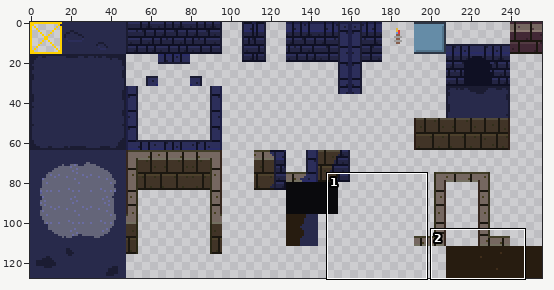
A sprite sheet gets an edit: assets/gfx/tileset.png. The first picture is a wide view before the edit; the outline marks the close-up.
Close-up. Earlier state:
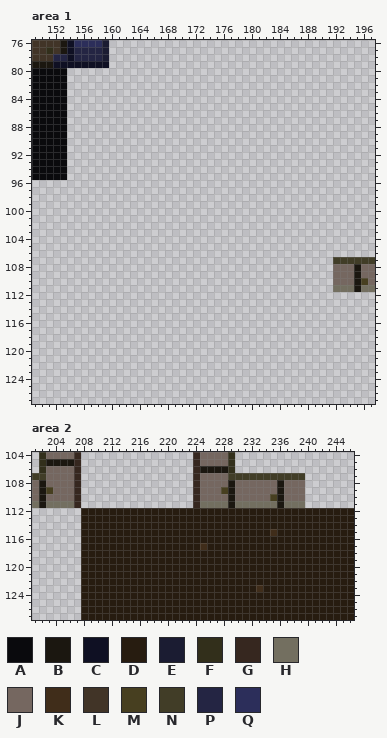
The file is 256x128 pixels. Pixels under 10% opacity are left out. Colours within 5 levels of each other are drawn and written as one. Shown: area 1: x 149..197, y 76..127; area 2: x 201..246, y 104..127.
Palette (. is transparent): A #0a0a0d  B #1b1710  C #0f1023  D #271c10  E #1b1c32  F #322f1b  G #36271f  H #736f60  J #756760  K #402d1a  L #413427  M #473f20  N #413d27  P #242543  Q #2c2e5a
Pixels before, area 1 (only the part around the change), first column x 149:
 76 LLLLBCQQQQE......................................
 77 LLFLBCPPPPE......................................
 78 LLLPPCPPPPE......................................
 79 BBBCCCCCCCC......................................
 80 AAAAA............................................
 81 AAAAA............................................
 82 AAAAA............................................
 83 AAAAA............................................
 84 AAAAA............................................
 85 AAAAA............................................
 86 AAAAA............................................
 87 AAAAA............................................
 88 AAAAA............................................
 89 AAAAA............................................
 90 AAAAA............................................
 91 AAAAA............................................
 92 AAAAA............................................
 93 AAAAA............................................
 94 AAAAA............................................
 95 AAAAA............................................
 96 .................................................
 97 .................................................
 98 .................................................
 99 .................................................
100 .................................................
101 .................................................
102 .................................................
103 .................................................
104 .................................................
105 .................................................
106 .................................................
107 ...........................................NNNNNN
108 ...........................................JJJBJJ
109 ...........................................JJJBJJ
110 ...........................................JJJBMJ
111 ...........................................HHHBHH
112 .................................................
113 .................................................
114 .................................................
115 .................................................
116 .................................................
117 .................................................
118 .................................................
119 .................................................
120 .................................................
121 .................................................
122 .................................................
123 .................................................
124 .................................................
125 .................................................
126 .................................................
127 .................................................
Pixels before, area 2, first column x 201:
104 .FJJJJG................GJJJJF.................
105 .FBBBBG................GJJJJF.................
106 .FJJJJG................GBBBBF.................
107 NNJJJJG................GJJJJNNNNNNNNNNN.......
108 JBJJJJG................GJJJJBJJJJJJBJJJ.......
109 JBMJJJG................GJJJMBJJJJJJBJJJ.......
110 JBJJJJG................GJJJJBJJJJJMBJJJ.......
111 HBHHHHG................GHHHHBHHHHHHBHHH.......
112 .......DDDDDDDDDDDDDDDDDDDDDDDDDDDDDDDDDDDDDDD
113 .......DDDDDDDDDDDDDDDDDDDDDDDDDDDDDDDDDDDDDDD
114 .......DDDDDDDDDDDDDDDDDDDDDDDDDDDDDDDDDDDDDDD
115 .......DDDDDDDDDDDDDDDDDDDDDDDDDDDKDDDDDDDDDDD
116 .......DDDDDDDDDDDDDDDDDDDDDDDDDDDDDDDDDDDDDDD
117 .......DDDDDDDDDDDDDDDDDKDDDDDDDDDDDDDDDDDDDDD
118 .......DDDDDDDDDDDDDDDDDDDDDDDDDDDDDDDDDDDDDDD
119 .......DDDDDDDDDDDDDDDDDDDDDDDDDDDDDDDDDDDDDDD
120 .......DDDDDDDDDDDDDDDDDDDDDDDDDDDDDDDDDDDDDDD
121 .......DDDDDDDDDDDDDDDDDDDDDDDDDDDDDDDDDDDDDDD
122 .......DDDDDDDDDDDDDDDDDDDDDDDDDDDDDDDDDDDDDDD
123 .......DDDDDDDDDDDDDDDDDDDDDDDDDKDDDDDDDDDDDDD
124 .......DDDDDDDDDDDDDDDDDDDDDDDDDDDDDDDDDDDDDDD
125 .......DDDDDDDDDDDDDDDDDDDDDDDDDDDDDDDDDDDDDDD
126 .......DDDDDDDDDDDDDDDDDDDDDDDDDDDDDDDDDDDDDDD
127 .......DDDDDDDDDDDDDDDDDDDDDDDDDDDDDDDDDDDDDDD
The result:
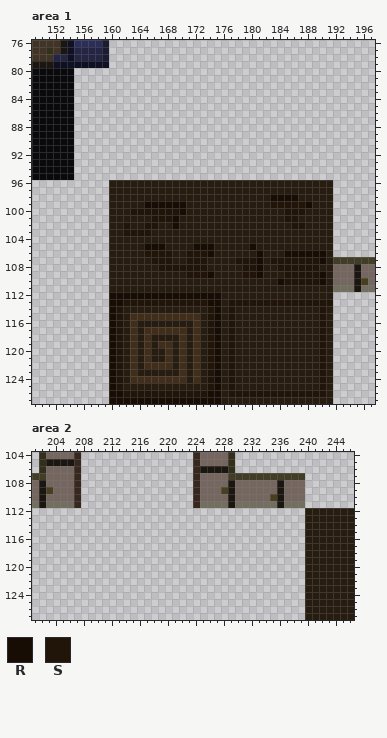
Colours new in this view: R #170d04  S #211408
Changes in this commit:
Changed rows in their new state; - is an unchanged pixel.
Area 1:
first column x 154:
 80 A-------------------------------------
 81 A-------------------------------------
 82 A-------------------------------------
 83 A-------------------------------------
 84 A-------------------------------------
 85 A-------------------------------------
 86 A-------------------------------------
 87 A-------------------------------------
 88 A-------------------------------------
 89 A-------------------------------------
 90 A-------------------------------------
 91 A-------------------------------------
 92 A-------------------------------------
 93 A-------------------------------------
 94 A-------------------------------------
 95 A-------------------------------------
 96 ------DDDDDDDDDDDDDDDDDDDDDDDDDDDDDDDD
 97 ------DDDDDDDDDDDDDDDDDDDDDDDDDDDDDDDD
 98 ------DDDDDDDDDDDDDDDDDDDDDDDRRRRDDDDD
 99 ------DDDDDRRRRRRDDDDDDDDDDDDSSSSSRDDD
100 ------DDDSSSSSSSRDDDDDDDDDDDDDDSSSDDDD
101 ------DDDDDDSSSRDDDDDDDDDDDDDDDSSDDDDD
102 ------DDSDDSSDDRDDDDDDDDDDDDDDDDSSDDDD
103 ------DDSSSSDDDDDDDDDDDDDDDDDDDDDDDDDD
104 ------DDDDDDDDDDDDDDDDDDDDDDDDDDDDDDDD
105 ------DDDDDRRRDDDDRRRDDDDDRDDDDDDDDDDD
106 ------DDDDDSSSSDDSSSRDDDDDDRDDDRRRRRRD
107 ------DDDDDDSSSDDSSSDDDDSSSRDSSSSSSSRD
108 ------DDDDDDDSSSSSSSDDDDDSSRDDSSSSSSDD
109 ------DDDDDDDDDDDSSSRDDDDSSRDDDSSSSSRD
110 ------DDDDDDDDDDDDDDDDDDDDDDDDRSSSSSRD
111 ------DDDDDDDDDDDDDDDDDDDDDDDDDDDDDDDD
112 ------RRRRRRRRRRRRRRRRDDDDDDDDDDDDDDDD
113 ------RRSSSSSSSSSSSSRRDSSSSSSSSSSSSSSS
114 ------RSDDDDDDDDDDDDSRDSDDDDDDDDDDDDSD
115 ------RSDKKKKKKKKKKDSRDSDDDDDDDDDDDDSD
116 ------RSDKDDDDDDDDKDSRDSDDDDDDDDDDDDSD
117 ------RSDKDKKKKKKDKDSRDSDDDDDDDDDDDDSD
118 ------RSDKDKDDDDKDKDSRDSDDDDDDDDDDDDSD
119 ------RSDKDKDKKDKDKDSRDSDDDDDDDDDDDDSD
120 ------RSDKDKDDKDKDKDSRDSDDDDDDDDDDDDSD
121 ------RSDKDKDDKDKDKDSRDSDDDDDDDDDDDDSD
122 ------RSDKDKKKKDKDKDSRDSDDDDDDDDDDDDSD
123 ------RSDKDDDDDDKDKDSRDSDDDDDDDDDDDDSD
124 ------RSDKKKKKKKKDKDSRDSDDDDDDDDDDDDSD
125 ------RSDDDDDDDDDDDDSRDSDDDDDDDDDDDDSD
126 ------RRSSSSSSSSSSSSRRDSSSSSSSSSSSSSSD
127 ------RRRRRRRRRRRRRRRRDDDDDDDDDDDDDDDD
Area 2:
first column x 208:
112 ................................
113 ................................
114 ................................
115 ................................
116 ................................
117 ................................
118 ................................
119 ................................
120 ................................
121 ................................
122 ................................
123 ................................
124 ................................
125 ................................
126 ................................
127 ................................
Pixel boxes of the changes (left, top, right, bottom) in both close-ups:
added: (67, 68, 74, 180)
added: (109, 180, 333, 404)
erased: (81, 508, 305, 620)
